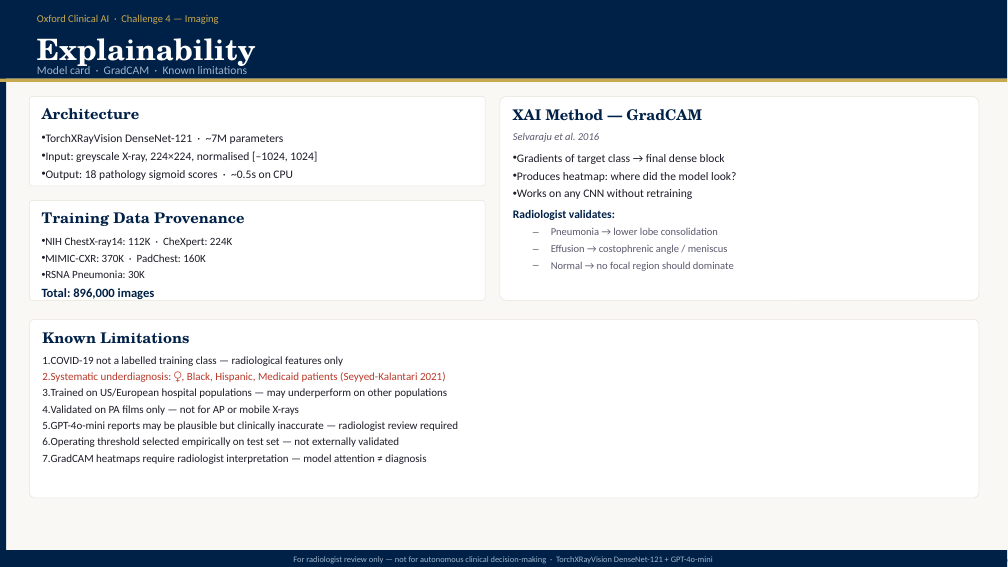
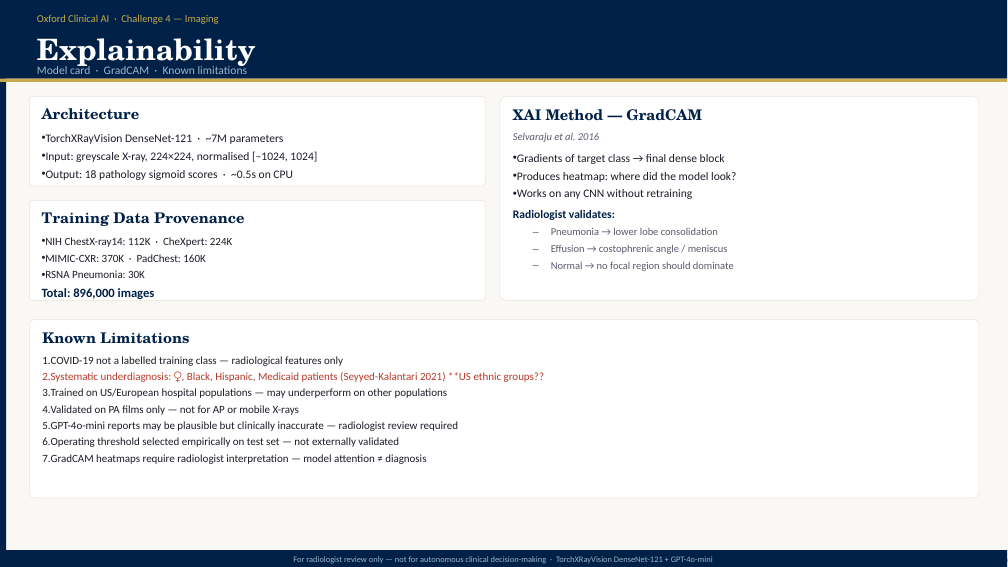
Before and after one commit to Professor0103/Oxford-Clinical-AI-Hackathon-, a slide deck: slide 2 of challenge4_slides v2.pptx. Drawn at 1008x567 pixels with LibreOffice and Linux fonts; fonts in the diff are those of the drawing. Boxes give left, top, right and bottom in pixels: in the first picture for what was removed or moved away, otherwise in the second. Text is boxed around its words. In the diff, an @@ line names an element or a change of style, - is before the commit and + after.

```diff
--- a/challenge4_slides v2.pptx
+++ b/challenge4_slides v2.pptx
@@ text in rounded rectangle at [42, 372, 544, 382]: text changed @@
-2. Systematic underdiagnosis: ♀, Black, Hispanic, Medicaid patients (Seyyed-Kalantari 2021)
+2. Systematic underdiagnosis: ♀, Black, Hispanic, Medicaid patients (Seyyed-Kalantari 2021) **US ethnic groups??
```
Also in this commit, not shown: 1 other slide changed, 1 other file.
